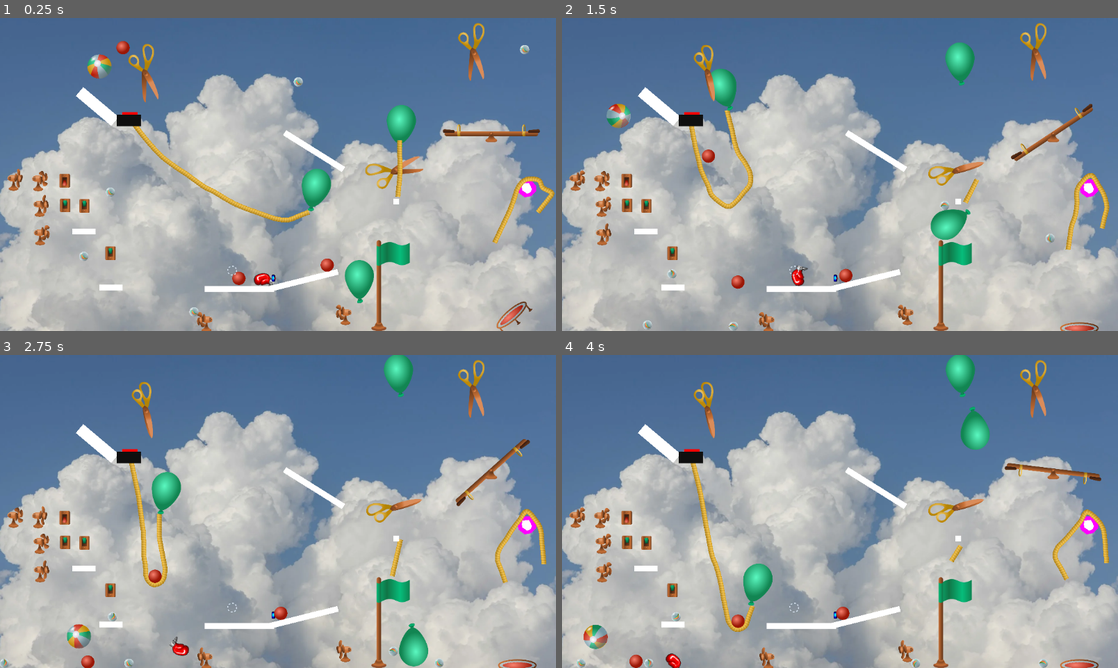
Above: before the commit, frames 1-4 (two rows, left to right).
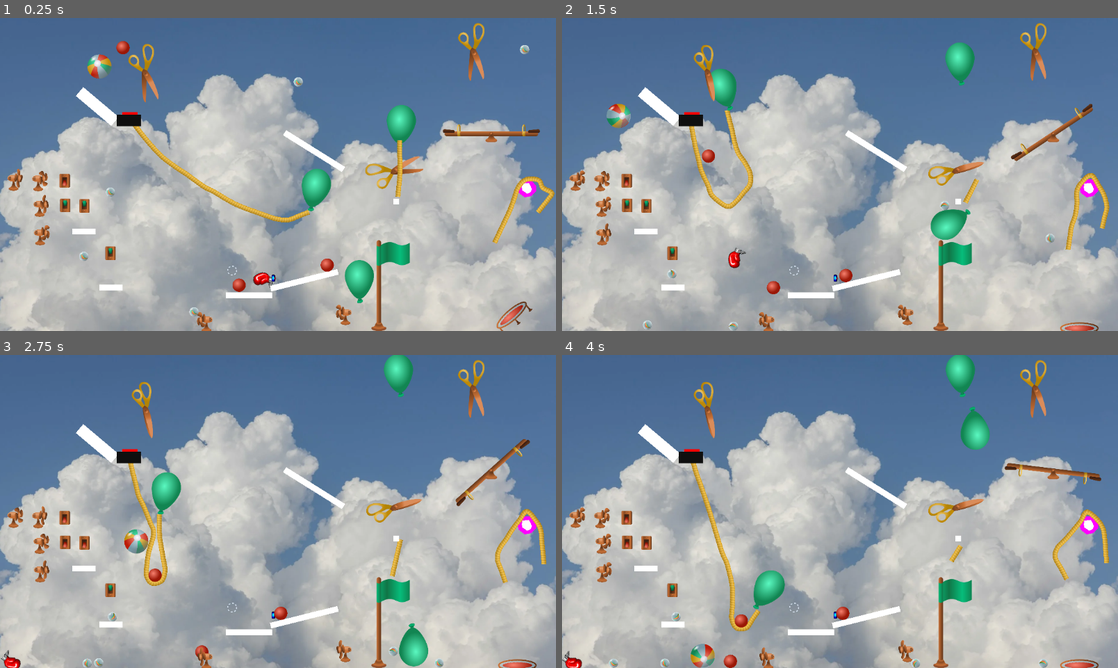
Above: after the commit, the same moments.

Repository: lechaosx/jam-at-fit-vol-2
Game: Godot game, scene res://world.tscn
Same seed, same stepped clock (60 frames per second), same inputs: the game is played once before the commit and once after it. This scene is started directly instead of the project's main scene.
Inputs (mouse positions are in pixels of both pictures, inside the frame that each line leads up to):
- Up to frame 1 (0.25 s): no input
- Up to frame 2 (1.5 s): move the mouse to (962, 158) at 0.52 s; click (962, 158) at 0.67 s; move the mouse to (728, 190) at 1.27 s; click (728, 190) at 1.42 s
- Up to frame 3 (2.75 s): move the mouse to (333, 442) at 2.02 s; click (333, 442) at 2.17 s
- Up to frame 4 (4 s): move the mouse to (812, 574) at 2.77 s; click (812, 574) at 2.92 s; move the mouse to (1006, 558) at 3.52 s; click (1006, 558) at 3.67 s

The runs differ from the first frame. In frame 1, 0.6% of the frame differs, in the area x 36-50%, y 80-90%; in frame 2, 0.8%; in frame 3, 1.9%; in frame 4, 3.2%, in the area x 0-50%, y 34-100%.

Commit message:
fix boxer (will not fall anymore)

Diff:
--- a/godot/boxer/boxer.gd
+++ b/godot/boxer/boxer.gd
@@ -4,7 +4,6 @@
 
 func trigger_me() -> void:
 	if not is_punched:
-
 		print_debug("boxer/PUNCH >> >> >> ...")
 		is_punched = true
 		$"go-go-push-me".freeze = false
--- a/godot/boxer/boxer.tscn
+++ b/godot/boxer/boxer.tscn
@@ -8,11 +8,14 @@
 size = Vector2(5, 16)
 
 [sub_resource type="CapsuleShape2D" id="CapsuleShape2D_2j1l5"]
-radius = 12.729894
-height = 33.286068
+radius = 9.433749
+height = 32.21443
 
 [sub_resource type="RectangleShape2D" id="RectangleShape2D_yojg8"]
 size = Vector2(3, 12)
+
+[sub_resource type="ConvexPolygonShape2D" id="ConvexPolygonShape2D_inhgc"]
+points = PackedVector2Array(-10, -1, -19, 5, -28, 9, -35, 8, -35, 10, -28, 10, -10, 2, 0, 2, 0, -1)
 
 [node name="Boxer" type="Node2D"]
 script = ExtResource("1_2j1l5")
@@ -43,4 +46,10 @@
 position = Vector2(3, 0)
 shape = SubResource("RectangleShape2D_yojg8")
 
+[node name="StaticBody2D" type="StaticBody2D" parent="."]
+
+[node name="CollisionShape2D2" type="CollisionShape2D" parent="StaticBody2D"]
+position = Vector2(-4, 5)
+shape = SubResource("ConvexPolygonShape2D_inhgc")
+
 [connection signal="body_entered" from="trigger/Area2D" to="." method="_on_area_2d_body_entered"]
--- a/godot/xhonza/xhonza.tscn
+++ b/godot/xhonza/xhonza.tscn
@@ -74,8 +74,8 @@
 scale = Vector2(3, 1)
 
 [node name="Long2" parent="boxer" instance=ExtResource("4_r03xa")]
-position = Vector2(475, 272)
-scale = Vector2(3, 1)
+position = Vector2(513, 285)
+scale = Vector2(2, 1)
 
 [node name="ElectricFan" parent="boxer" instance=ExtResource("1_bxg7w")]
 position = Vector2(745, 323)
Binary file removed: godot/boxer/boxer-2.png
Not shown, removed: godot/boxer/boxer-2.png.import
Not shown: 1 places in godot/boxer/boxer.tscn that only renumber resources
Not shown: 1 places in godot/xhonza/xhonza.tscn that only renumber resources
